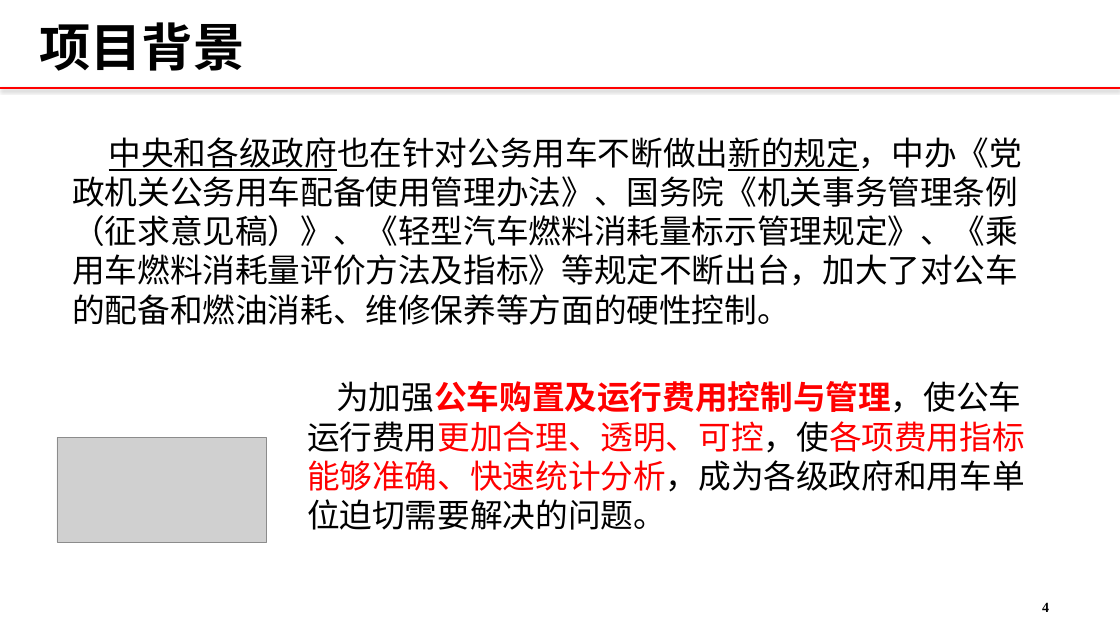
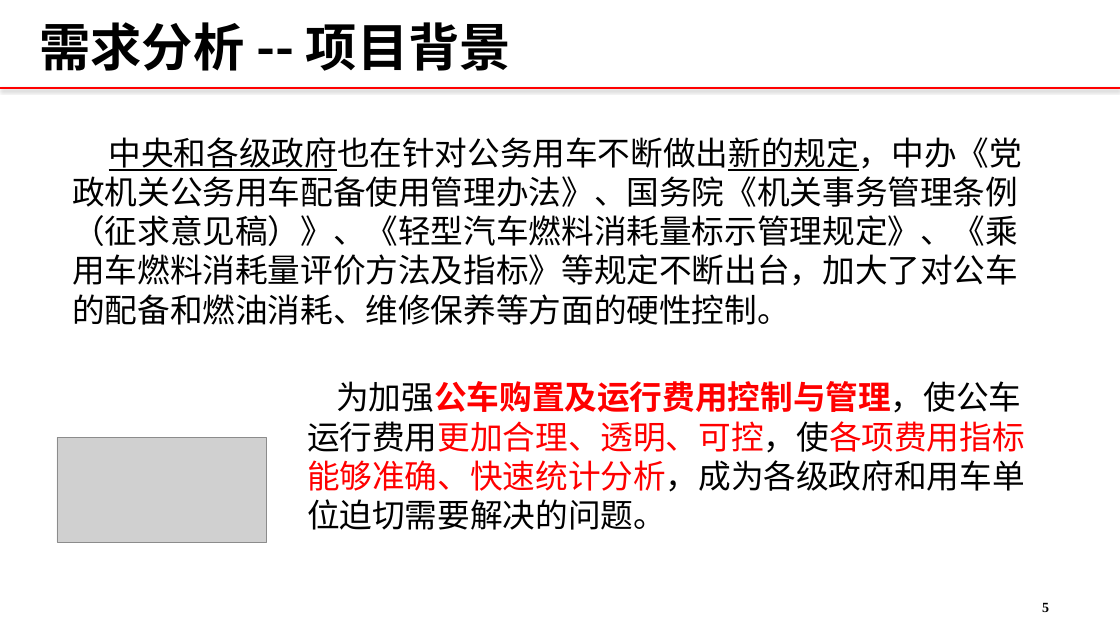
Before and after one commit to 12301068JiangDongyu/Uplan, a slide deck: slide 6 of doc/联通公务车管理系统.pptx (slide 5 before the commit). Drawn at 1120x630 pixels with LibreOffice and Linux fonts; fonts in the diff are those of the drawing; grey boxes stand for pictures; background and template pictures are left out. Boxes give left, top, right and bottom in pixels: in the first picture for what was removed or moved away, otherwise in the second. Text is boxed around its words. In the diff, an @@ line names an element or a change of style, - is before the commit and + after.

```diff
--- a/doc/联通公务车管理系统.pptx
+++ b/doc/联通公务车管理系统.pptx
@@ text at <box>39,22,511,71</box>: text changed @@
-项目背景
+需求分析 -- 项目背景
@@ page number at <box>1042,602,1049,612</box>: text changed @@
-4
+5
```
Also in this commit, not shown: 11 other slides changed, 6 slides added, 3 slides removed, 3 other files.
